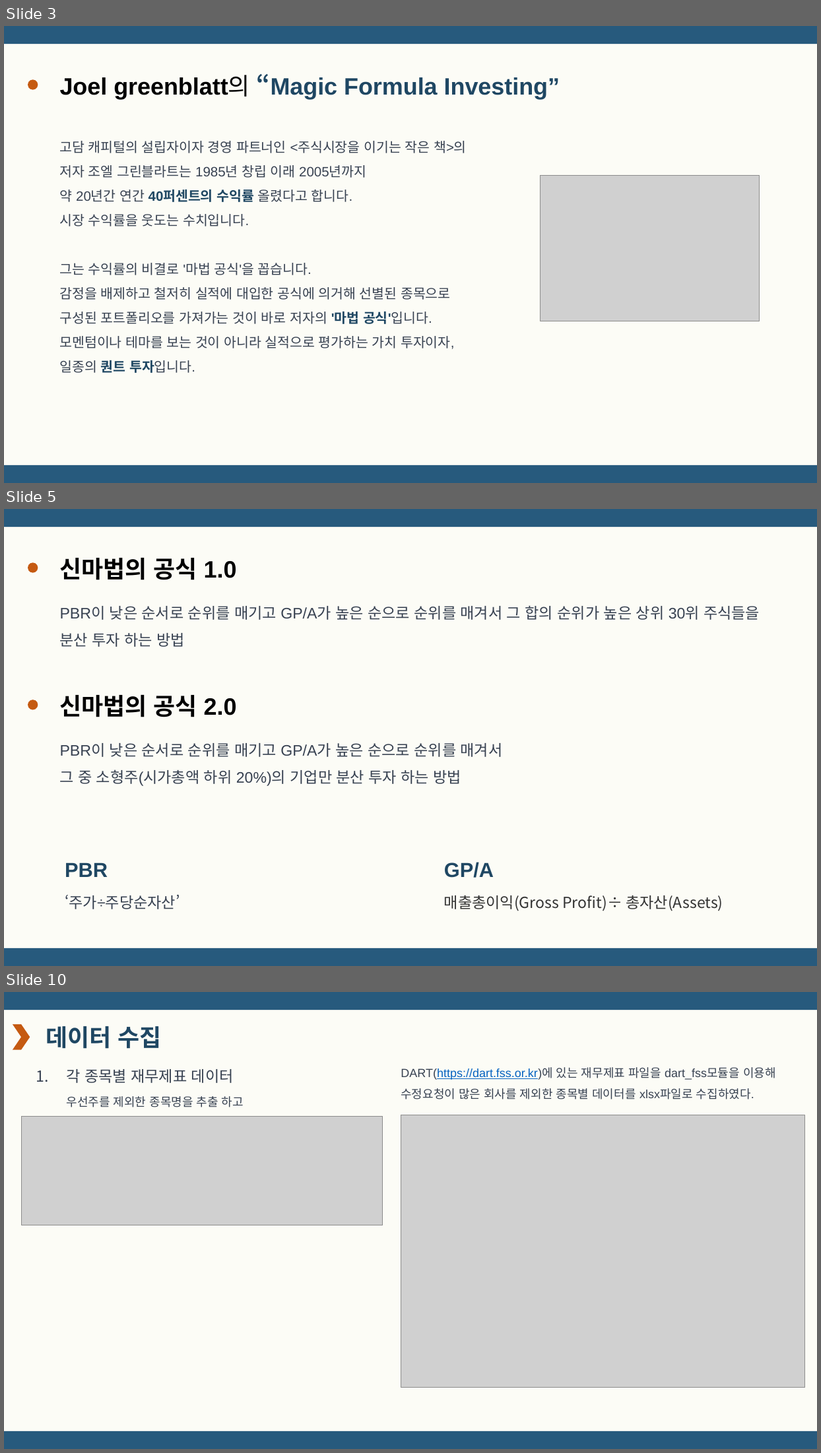
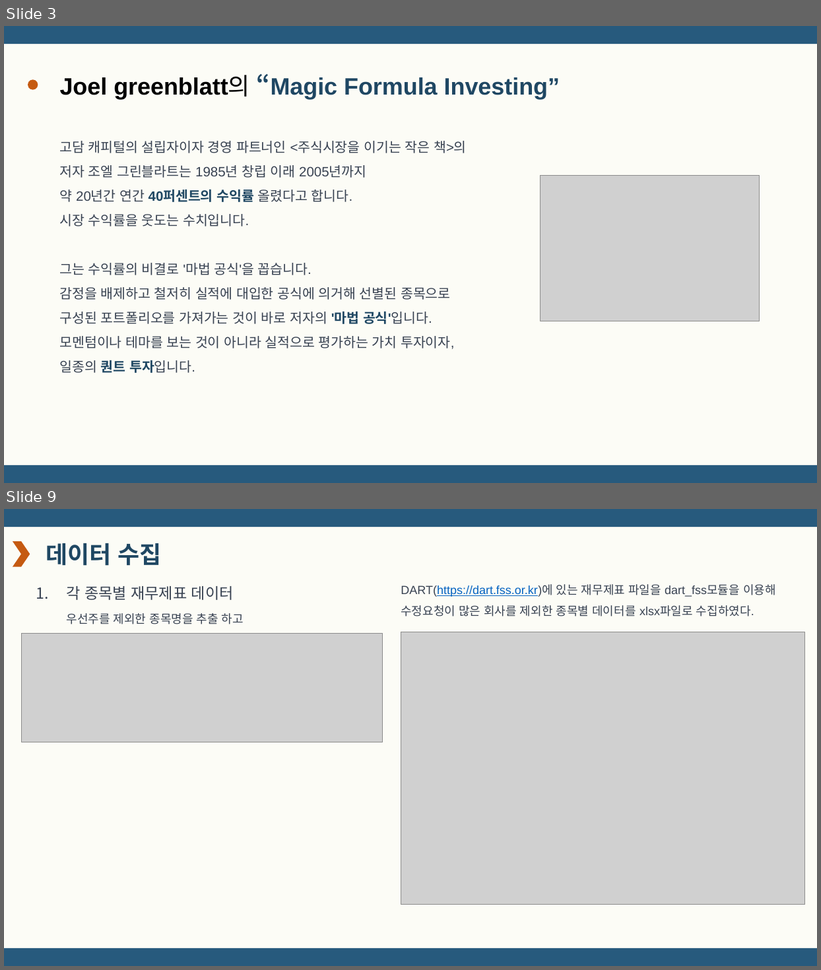
Before and after one commit to doyeon0139/Study, a slide deck: A_project/A조 마법의 공식 뾰로롱.pptx. Shown one above the other, each under a label of ours: slides 3, 5 and 10 before the commit, slides 3 and 9 after it; the slides between them are not shown. The pictures are 821x1453 and 821x970 pixels, drawn with LibreOffice and Linux fonts; fonts in the diff are those of the drawing; grey boxes stand for pictures. Boxes give left, top, right and bottom in pixels: in the first picture for what was removed or moved away, otherwise in the second. Text is boxed around its words. In the diff, an @@ line names an element or a change of style, - is before the commit and + after.

```diff
--- a/A_project/A조 마법의 공식 뾰로롱.pptx
+++ b/A_project/A조 마법의 공식 뾰로롱.pptx
@@ slide 5 removed at bbox=[4, 509, 817, 966], background #FCFCF6 @@
@@ rectangle removed at bbox=[4, 509, 817, 527] @@
@@ ellipse removed at bbox=[28, 562, 38, 573] @@
@@ text removed at bbox=[60, 558, 237, 580] @@
-신마법의 공식 1.0
@@ text removed at bbox=[60, 605, 760, 647] @@
-PBR이 낮은 순서로 순위를 매기고 GP/A가 높은 순으로 순위를 매겨서 그 합의 순위가 높은 상위 30위 주식들을 분산 투자 하는 방법
@@ ellipse removed at bbox=[28, 700, 38, 710] @@
@@ text removed at bbox=[60, 695, 237, 718] @@
-신마법의 공식 2.0
@@ text removed at bbox=[60, 743, 503, 786] @@
-PBR이 낮은 순서로 순위를 매기고 GP/A가 높은 순으로 순위를 매겨서
-그 중 소형주(시가총액 하위 20%)의 기업만 분산 투자 하는 방법
@@ text removed at bbox=[65, 863, 108, 877] @@
-PBR
@@ text removed at bbox=[444, 862, 494, 878] @@
-GP/A
@@ text removed at bbox=[65, 894, 180, 910] @@
-‘주가÷주당순자산’
@@ text removed at bbox=[444, 895, 723, 912] @@
-매출총이익(Gross Profit)÷ 총자산(Assets)
@@ rectangle removed at bbox=[4, 949, 817, 966] @@
@@ what was slide 10 is now slide 9 @@
```
Also in this commit, not shown: 7 slides changed, 17 slides added, 2 other slides removed, 6 other files.
